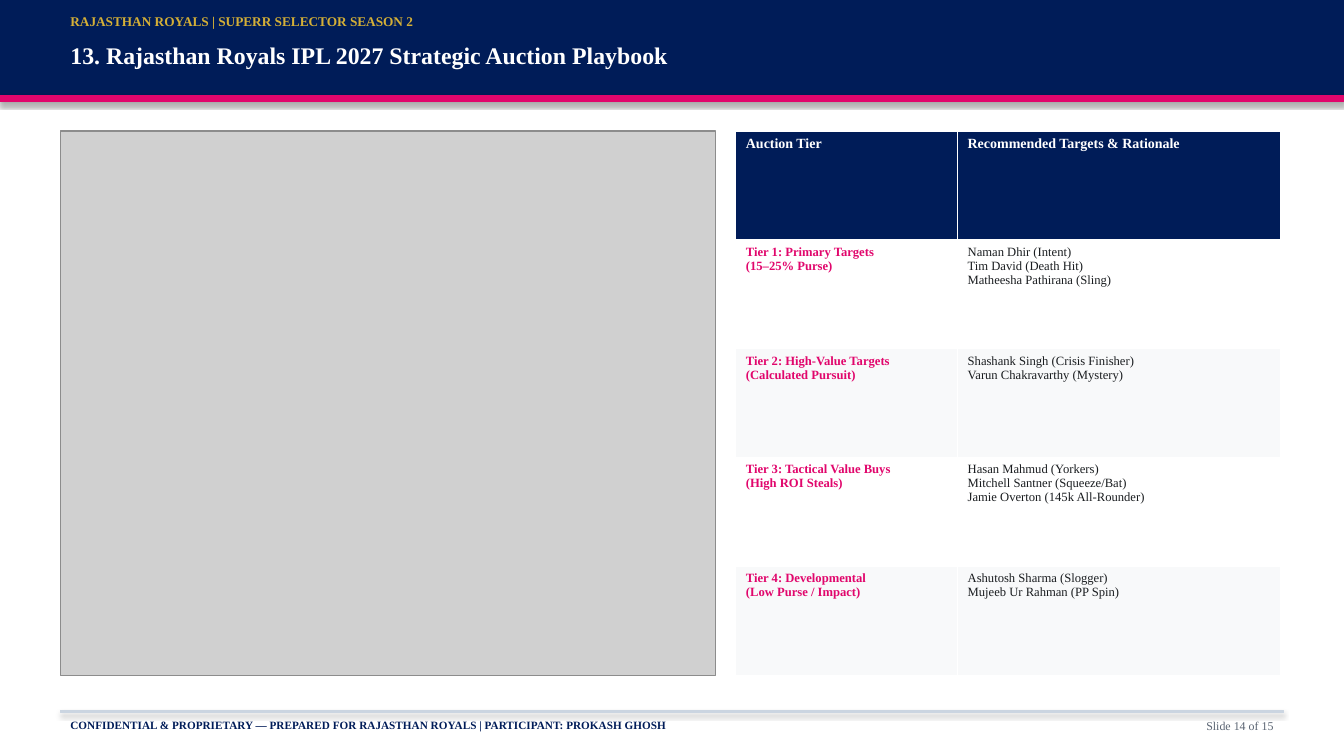
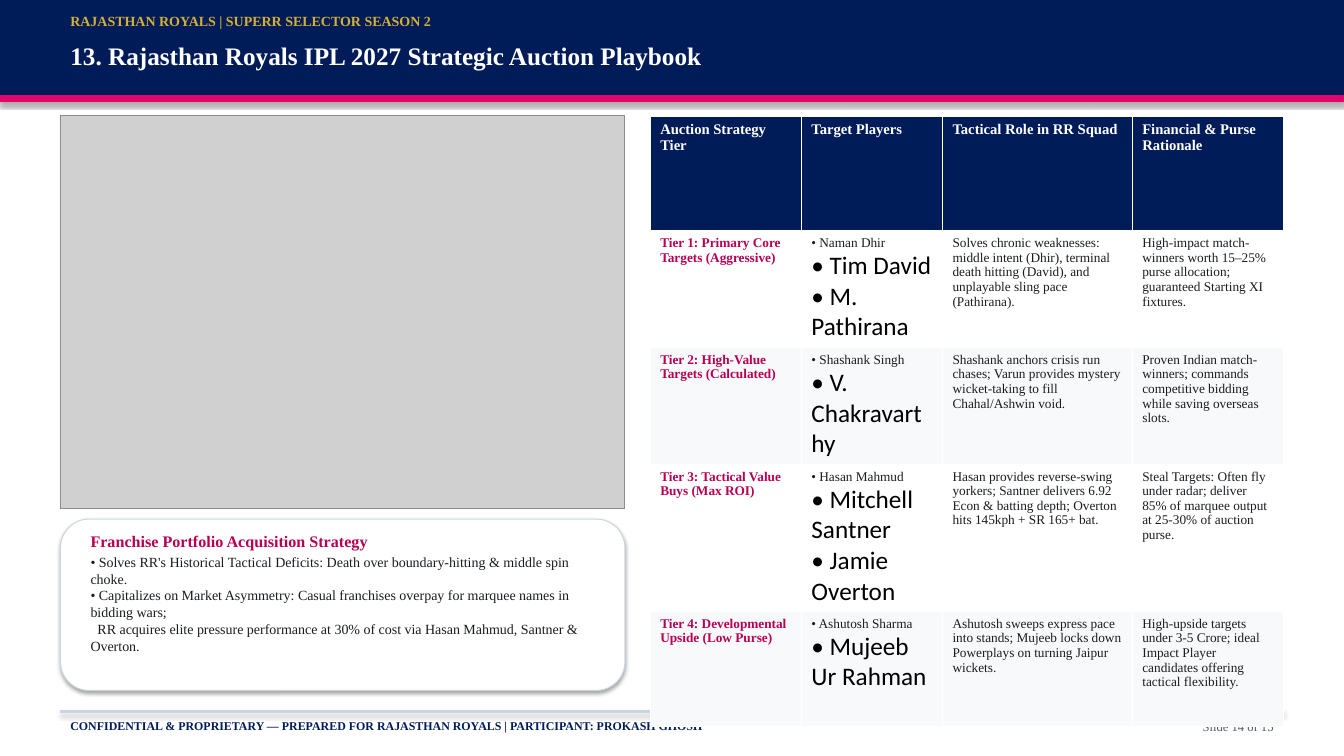
Before and after one commit to prokashghosh996-png/RR-supeRR-selector-2027, a slide deck: slide 14 of SupeRR_Selector_Season_2_RR_IPL_2027_Auction_Strategy.pptx. Drawn at 1344x756 pixels with LibreOffice and Linux fonts; fonts in the diff are those of the drawing; grey boxes stand for pictures. Boxes give left, top, right and bottom in pixels: in the first picture for what was removed or moved away, otherwise in the second. Text is boxed around its words. In the diff, an @@ line names an element or a change of style, - is before the commit and + after.

Commit message:
feat: generate expanded presentation and PDF generation scripts for IPL 2027 auction strategy

```diff
--- a/SupeRR_Selector_Season_2_RR_IPL_2027_Auction_Strategy.pptx
+++ b/SupeRR_Selector_Season_2_RR_IPL_2027_Auction_Strategy.pptx
@@ text "RAJASTHAN ROYALS | SUPERR SELECTOR ..." at [70, 16, 431, 26]: size 9.5 to 10 pt @@
@@ text "13. Rajasthan Royals IPL 2027 ..." at [70, 47, 701, 71]: size 17 to 18 pt @@
@@ picture: place and size @@
-picture at [60, 131, 716, 676]
+picture at [60, 116, 625, 509]
@@ table at [650, 116, 1284, 693] @@
-column 1: Auction Tier | Tier 1: Primary Targets (15–25% Purse) | Tier 2: High-Value Targets (Calculated Pursuit) | Tier 3: Tactical Value Buys (High ROI Steals) | Tier 4: Developmental (Low Purse / Impact)
-column 2: Recommended Targets & Rationale | Naman Dhir (Intent) Tim David (Death Hit) Matheesha Pathirana (Sling) | Shashank Singh (Crisis Finisher) Varun Chakravarthy (Mystery) | Hasan Mahmud (Yorkers) Mitchell Santner (Squeeze/Bat) Jamie Overton (145k All-Rounder) | Ashutosh Sharma (Slogger) Mujeeb Ur Rahman (PP Spin)
+column 1: Auction Strategy Tier | Tier 1: Primary Core Targets (Aggressive) | Tier 2: High-Value Targets (Calculated) | Tier 3: Tactical Value Buys (Max ROI) | Tier 4: Developmental Upside (Low Purse)
+column 2: Target Players | • Naman Dhir / • Tim David / • M. Pathirana | • Shashank Singh / • V. Chakravarthy | • Hasan Mahmud / • Mitchell Santner / • Jamie Overton | • Ashutosh Sharma / • Mujeeb Ur Rahman
+column 3: Tactical Role in RR Squad | Solves chronic weaknesses: middle intent (Dhir), terminal death hitting (David), and unplayable sling pace (Pathirana). | Shashank anchors crisis run chases; Varun provides mystery wicket-taking to fill Chahal/Ashwin void. | Hasan provides reverse-swing yorkers; Santner delivers 6.92 Econ & batting depth; Overton hits 145kph + SR 165+ bat. | Ashutosh sweeps express pace into stands; Mujeeb locks down Powerplays on turning Jaipur wickets.
+column 4: Financial & Purse Rationale | High-impact match-winners worth 15–25% purse allocation; guaranteed Starting XI fixtures. | Proven Indian match-winners; commands competitive bidding while saving overseas slots. | Steal Targets: Often fly under radar; deliver 85% of marquee output at 25-30% of auction purse. | High-upside targets under 3-5 Crore; ideal Impact Player candidates offering tactical flexibility.
@@ table: place and size @@
-table at [736, 131, 1280, 676]
+table at [650, 116, 1284, 693]
@@ rounded rectangle added at [60, 519, 625, 691], fill #FFFFFF, outline #CBD5E1 0.75 pt @@
@@ text added at [91, 535, 569, 651], 10 pt, text #1A1D20 @@
+Franchise Portfolio Acquisition Strategy
+• Solves RR's Historical Tactical Deficits: Death over boundary-hitting & middle spin choke.
+• Capitalizes on Market Asymmetry: Casual franchises overpay for marquee names in bidding wars;
+RR acquires elite pressure performance at 30% of cost via Hasan Mahmud, Santner & Overton.
@@ text "CONFIDENTIAL & PROPRIETARY — PREPARED ..." at [70, 722, 703, 730]: size 8 to 8.5 pt @@
@@ text "Slide 14 of 15" at [1203, 727, 1274, 731]: size 8.5 to 9 pt, text colour #5A6472 to #505A69 @@
```
Also in this commit, not shown: 14 other slides changed, 5 other files.
